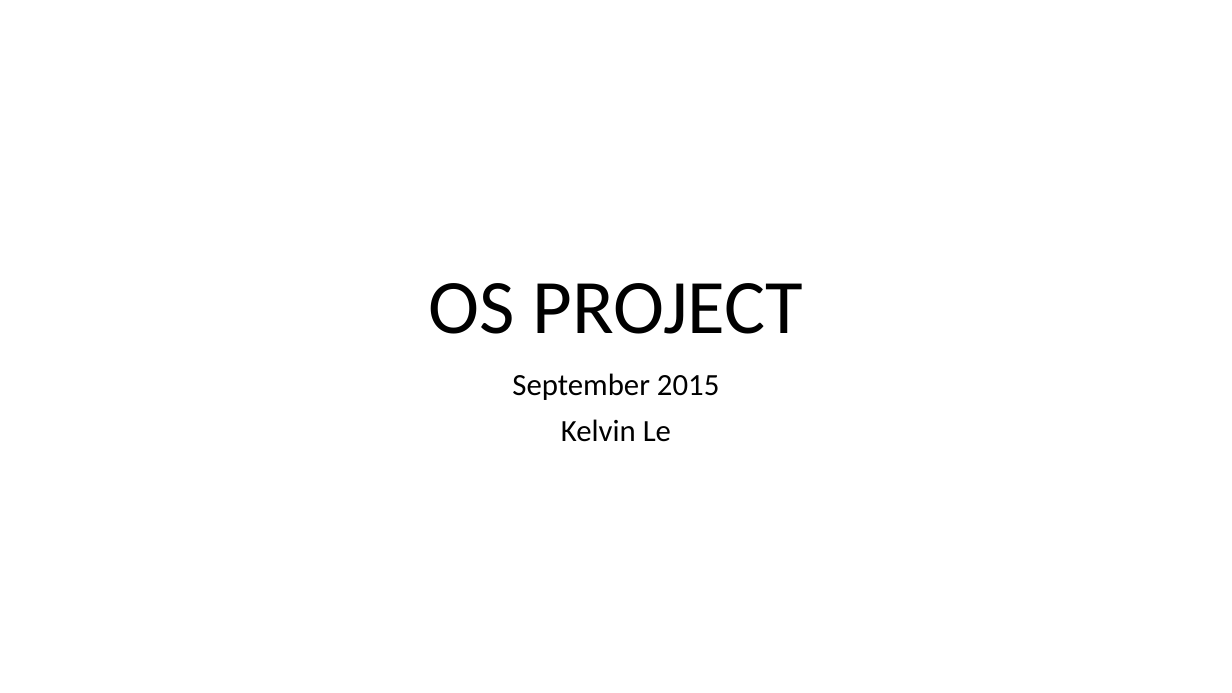
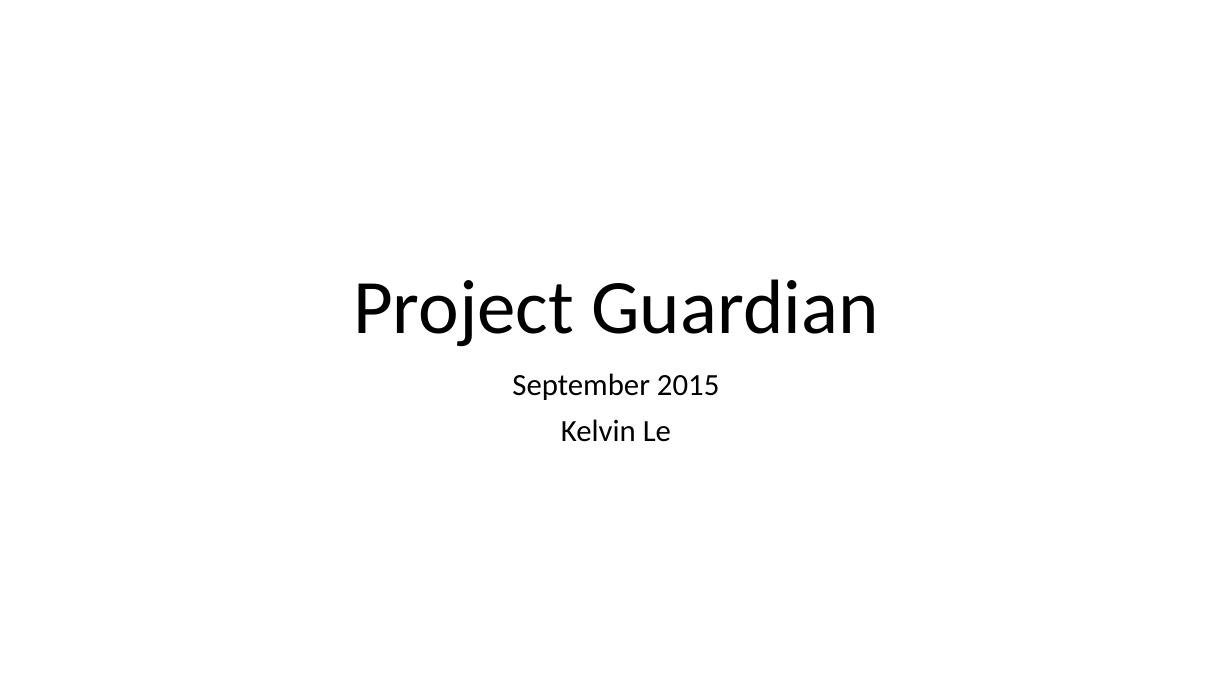
Before and after one commit to kle8309/OS_PROJECT, a slide deck: slide 1 of Resources/Systems Eng/OS PROJECT System Specs.pptx. Drawn at 1232x693 pixels with LibreOffice and Linux fonts; fonts in the diff are those of the drawing. Boxes give left, top, right and bottom in pixels: in the first picture for what was removed or moved away, otherwise in the second. Text is boxed around its words. In the diff, an @@ line names an element or a change of style, - is before the commit and + after.

```diff
--- a/Resources/Systems Eng/OS PROJECT System Specs.pptx
+++ b/Resources/Systems Eng/OS PROJECT System Specs.pptx
@@ title at <box>353,279,878,347</box>: text changed @@
-OS PROJECT
+Project Guardian
```
Also in this commit, not shown: 2 other slides changed, 7 slides added, 1 other file.
